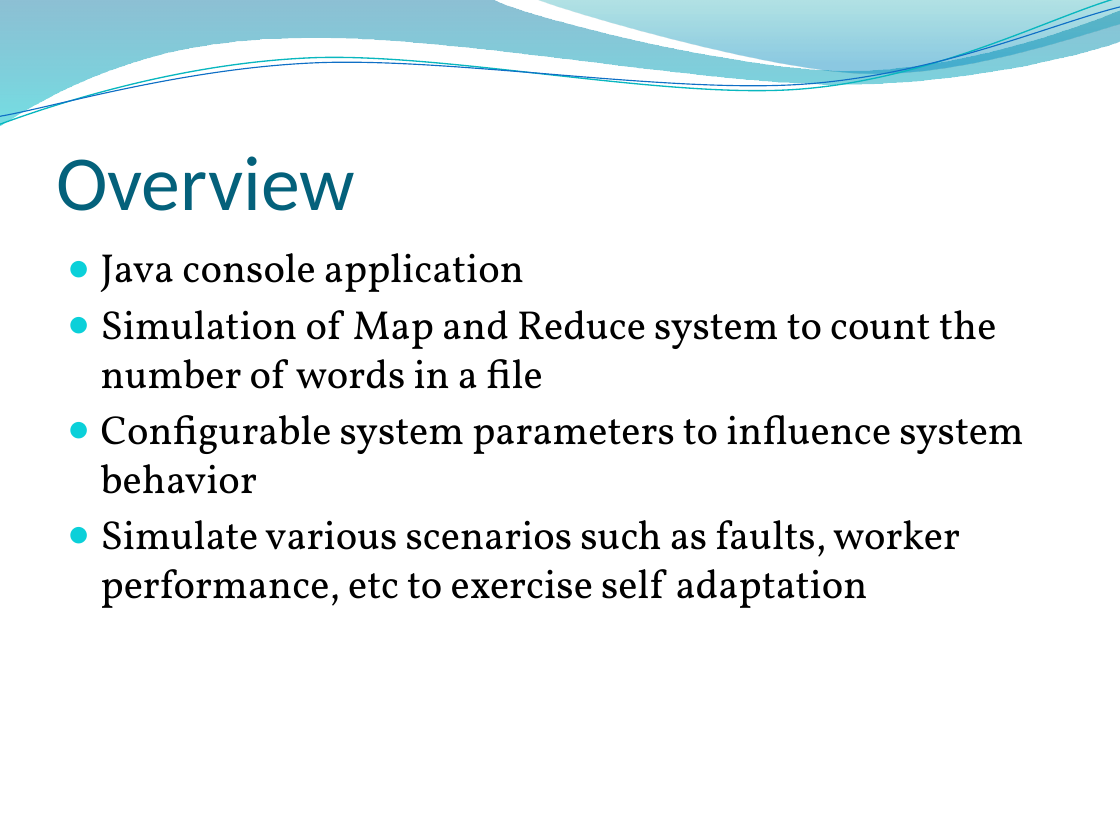
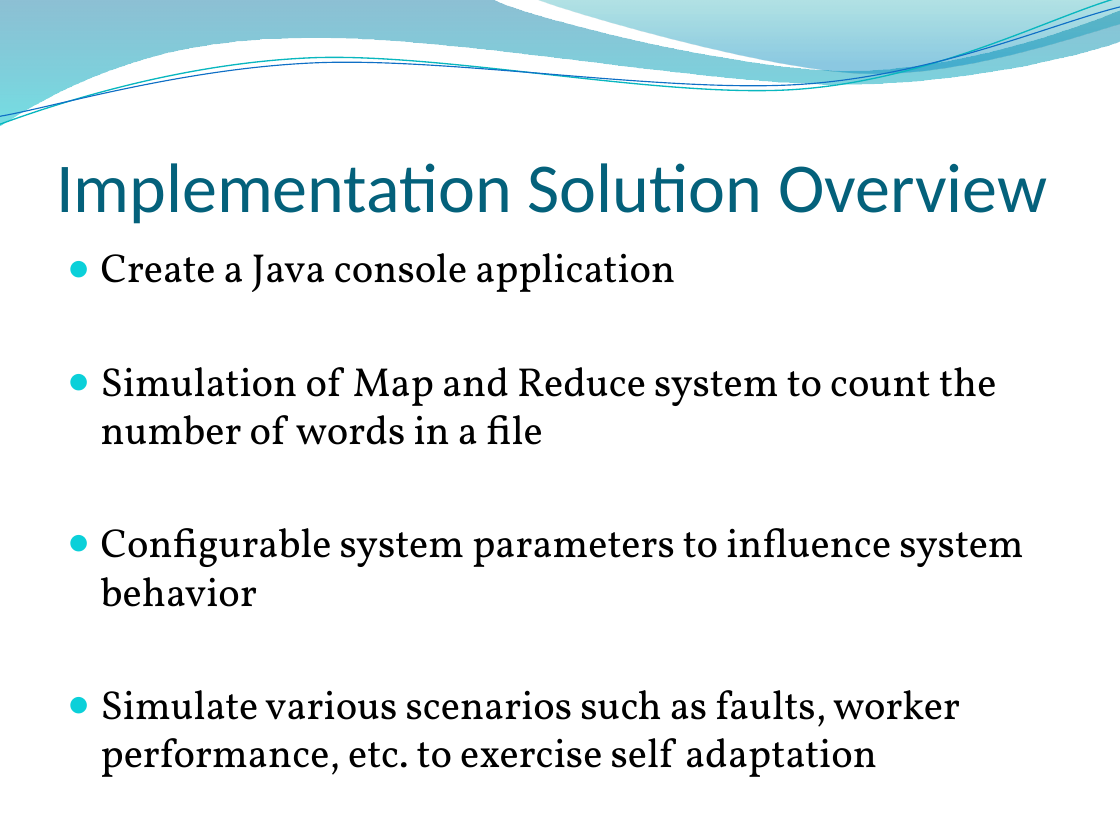
Before and after one commit to osecki/cs647, a slide deck: slide 6 of Documentation/Presentation.pptx (slide 2 before the commit). Drawn at 1120x840 pixels with LibreOffice and Linux fonts; fonts in the diff are those of the drawing; background and template pictures are left out. Boxes give left, top, right and bottom in pixels: in the first picture for what was removed or moved away, otherwise in the second. Text is boxed around its words. In the diff, an @@ line names an element or a change of style, - is before the commit and + after.

```diff
--- a/Documentation/Presentation.pptx
+++ b/Documentation/Presentation.pptx
@@ title at (56,163,1047,224): text changed; size 50 to 45 pt @@
-Overview
+Implementation Solution Overview
@@ text at (101,253,675,292): text changed @@
-● Java console application
+● Create a Java console application
@@ text at (101,690,960,777): text changed @@
-● Simulate various scenarios such as faults, worker performance, etc to exercise self adaptation
+● Simulate various scenarios such as faults, worker performance, etc. to exercise self adaptation
```
Also in this commit, not shown: 4 other slides changed, 3 slides added.
